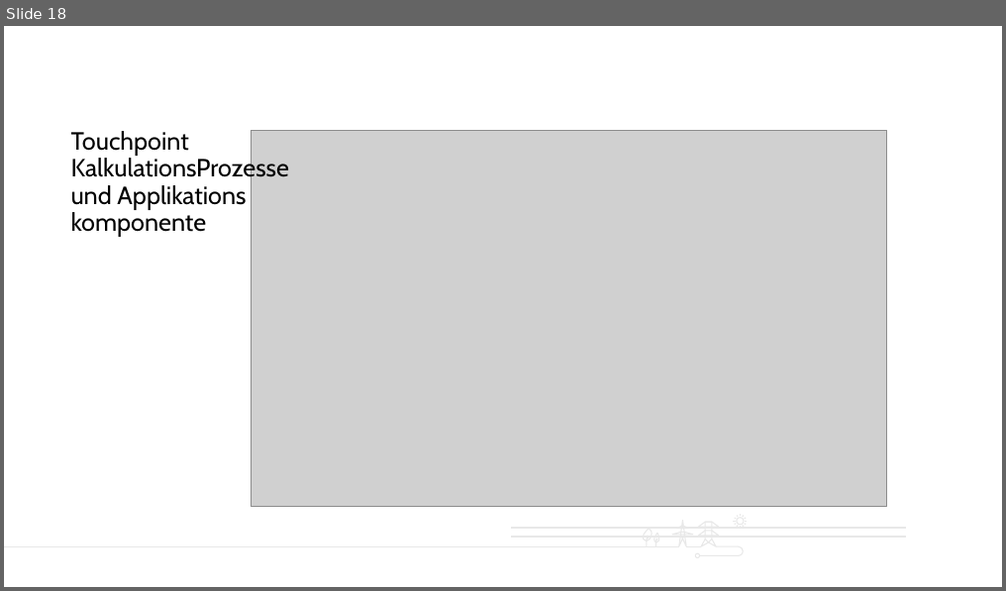
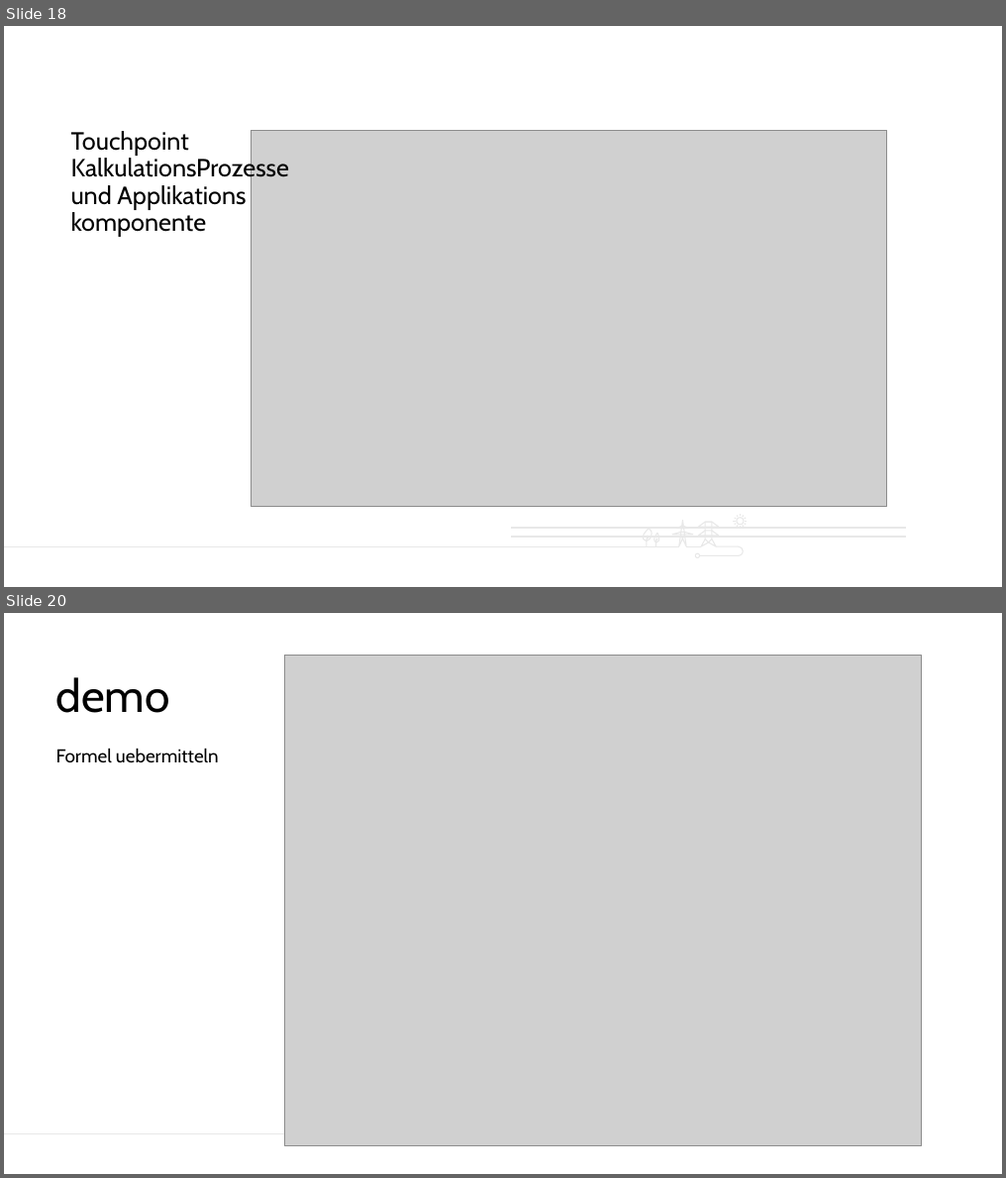
Before and after one commit to avatharbe/PythonBerechnungsformelnAPI, a slide deck: prese.pptx. Shown one above the other, each under a label of ours: slide 18 before the commit, slides 18 and 20 after it; the slides between them are not shown. The pictures are 1006x591 and 1006x1178 pixels, drawn with LibreOffice and Linux fonts; fonts in the diff are those of the drawing; grey boxes stand for pictures. Boxes give left, top, right and bottom in pixels: in the first picture for what was removed or moved away, otherwise in the second. Text is boxed around its words. In the diff, an @@ line names an element or a change of style, - is before the commit and + after.

Commit message:
add demo screens

```diff
--- a/prese.pptx
+++ b/prese.pptx
@@ slide 20 added at (x1=4, y1=613, x2=1002, y2=1174), background #FFFFFF; not listed: 2 template elements that a slide beside it also shows @@
@@ picture added at (x1=285, y1=655, x2=921, y2=1146) @@
@@ title added at (x1=56, y1=677, x2=170, y2=713), 44 pt, text #000000 @@
+demo
@@ text added at (x1=56, y1=748, x2=219, y2=763), 18 pt, text #000000 @@
+Formel uebermitteln
```
Also in this commit, not shown: 3 other slides added, 1 slide removed.
